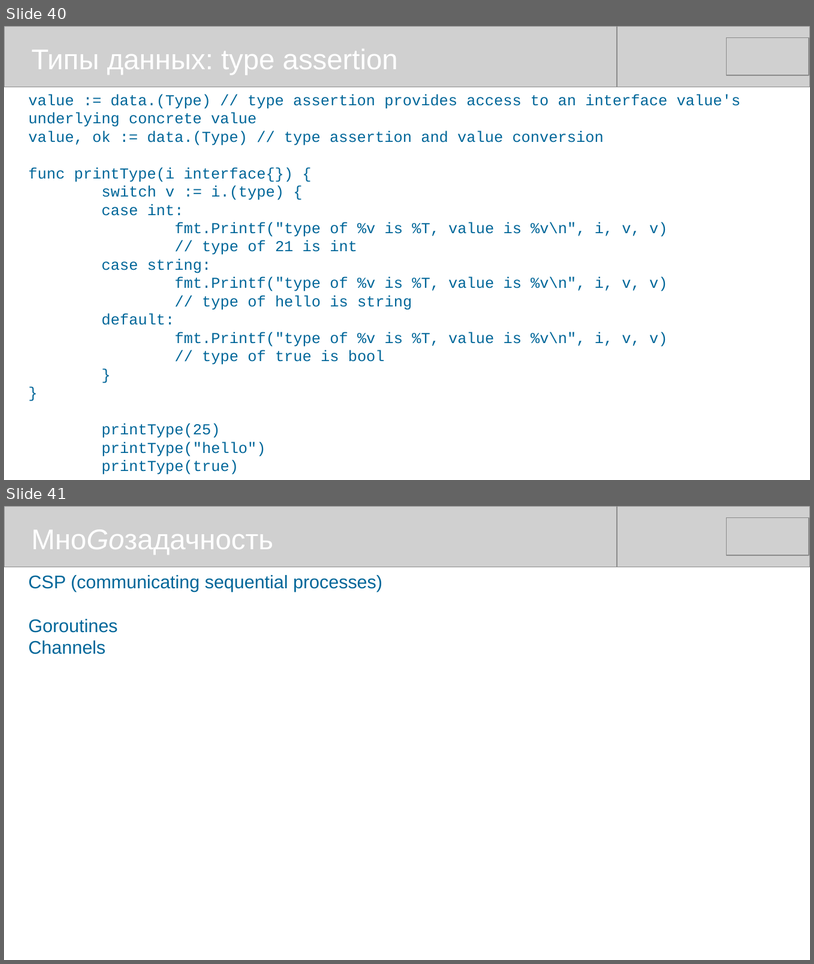
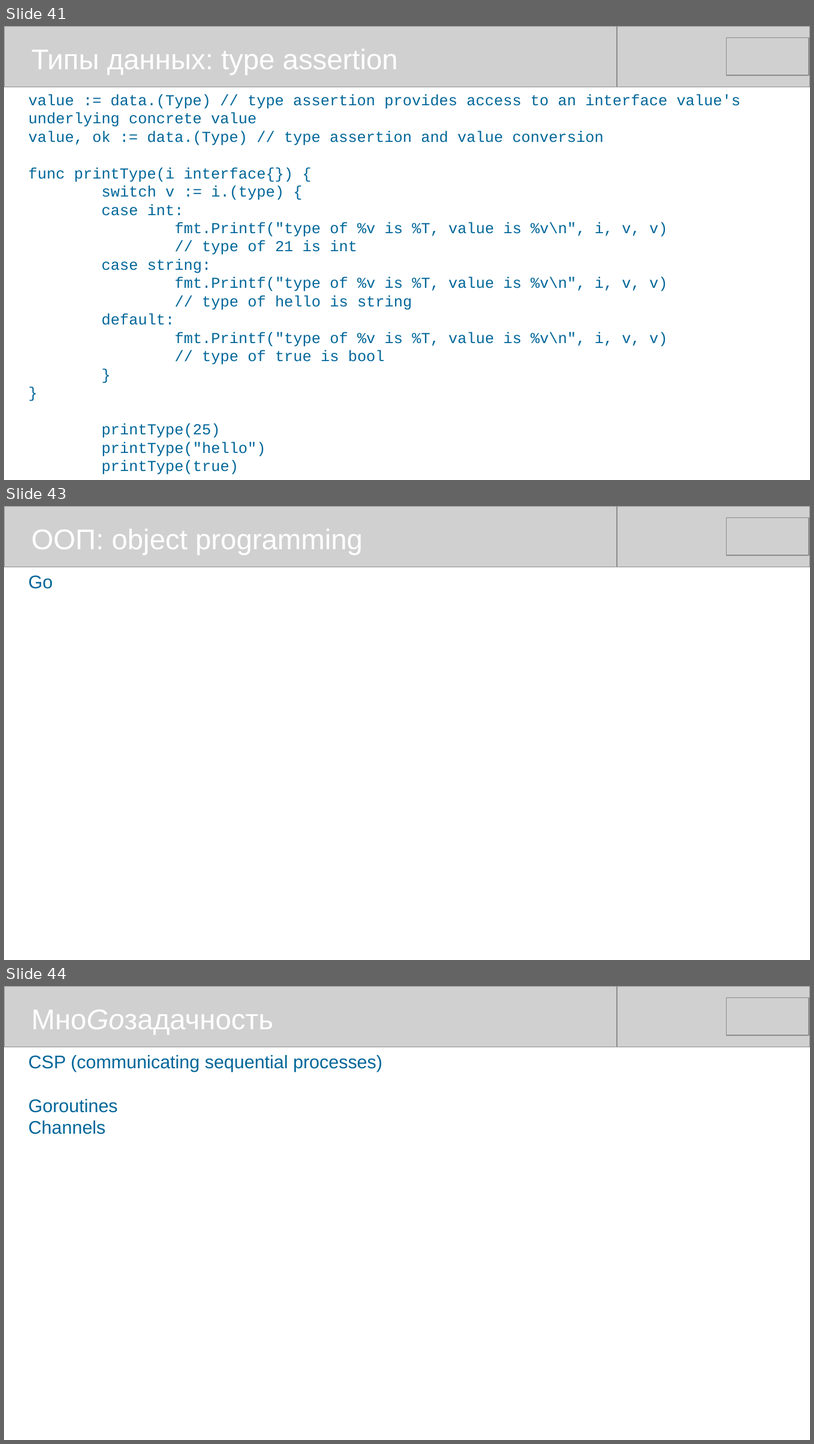
Before and after one commit to mike-shock/Go_language, a slide deck: tutorial/Go_Intro.odp. Shown one above the other, each under a label of ours: slides 40 and 41 before the commit, slides 41, 43 and 44 after it; the slides between them are not shown. The pictures are 814x964 and 814x1444 pixels, drawn with LibreOffice and Linux fonts; fonts in the diff are those of the drawing; grey boxes stand for pictures. Boxes give left, top, right and bottom in pixels: in the first picture for what was removed or moved away, otherwise in the second. Text is boxed around its words. In the diff, an @@ line names an element or a change of style, - is before the commit and + after.

```diff
--- a/tutorial/Go_Intro.odp
+++ b/tutorial/Go_Intro.odp
@@ slide 43 added at <box>4,506,810,960</box>, background #FFFFFF @@
@@ picture added at <box>4,506,617,567</box> @@
@@ picture added at <box>197,506,810,567</box> @@
@@ picture added at <box>727,518,810,556</box> @@
@@ text added at <box>32,529,363,555</box>, 28 pt, text #FFFFFF @@
+ООП: object programming
@@ text added at <box>29,575,53,589</box>, 18 pt, text #006699 @@
+Go
@@ what was slide 40 is now slide 41 @@
@@ what was slide 41 is now slide 44 @@
```
Also in this commit, not shown: 2 other slides added, 3 other files.
